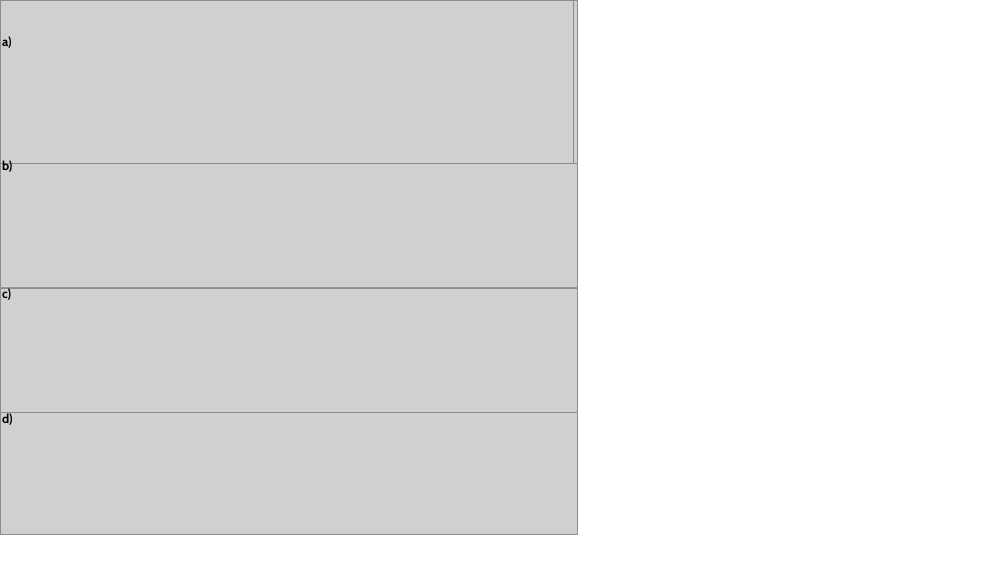
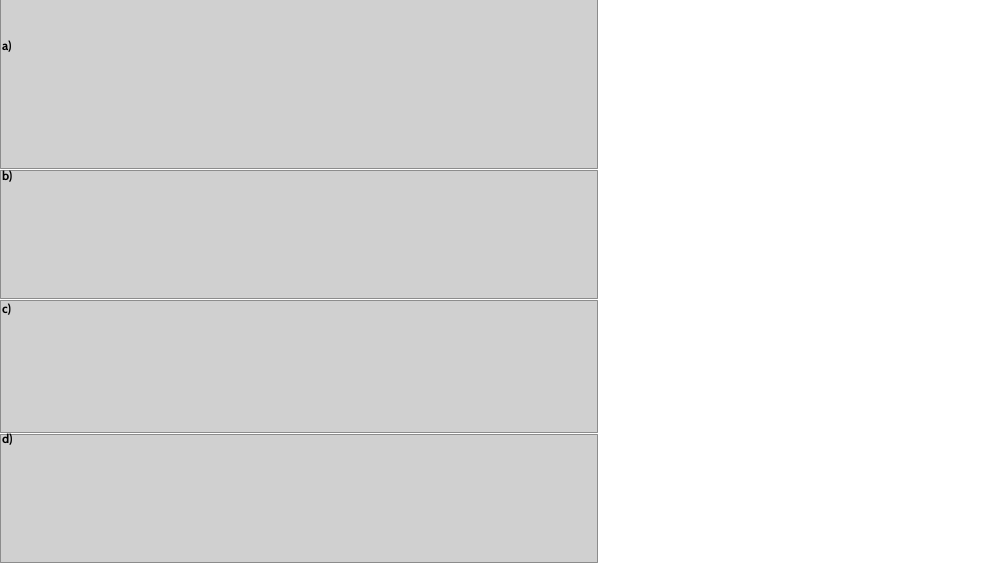
Before and after one commit to PEESEgroup/GCAM-CDR-policy, a slide deck: slide 9 of data/data_analysis/CAGR_plots.pptx. Drawn at 1008x567 pixels with LibreOffice and Linux fonts; fonts in the diff are those of the drawing; grey boxes stand for pictures. Boxes give left, top, right and bottom in pixels: in the first picture for what was removed or moved away, otherwise in the second. Text is boxed around its words. In the diff, an @@ line names an element or a change of style, - is before the commit and + after.

```diff
--- a/data/data_analysis/CAGR_plots.pptx
+++ b/data/data_analysis/CAGR_plots.pptx
@@ picture: place and size @@
-picture at [0, 0, 578, 163]
+picture at [0, 0, 597, 168]
@@ picture removed at [574, 0, 578, 163] @@
@@ text "a)": place and size @@
-text "a)" at [2, 36, 12, 48]
+text "a)" at [2, 40, 12, 52]
@@ text "b)": place and size @@
-text "b)" at [2, 159, 12, 173]
+text "b)" at [2, 169, 12, 183]
@@ picture: place and size @@
-picture at [0, 163, 578, 287]
+picture at [0, 171, 597, 299]
@@ text "c)": place and size @@
-text "c)" at [2, 288, 11, 301]
+text "c)" at [2, 303, 11, 315]
@@ picture: place and size @@
-picture at [0, 288, 578, 413]
+picture at [0, 301, 597, 433]
@@ text "d)": place and size @@
-text "d)" at [2, 413, 13, 426]
+text "d)" at [2, 433, 13, 446]
@@ picture: place and size @@
-picture at [0, 412, 578, 535]
+picture at [0, 435, 597, 563]
```
Also in this commit, not shown: 6 other files.
